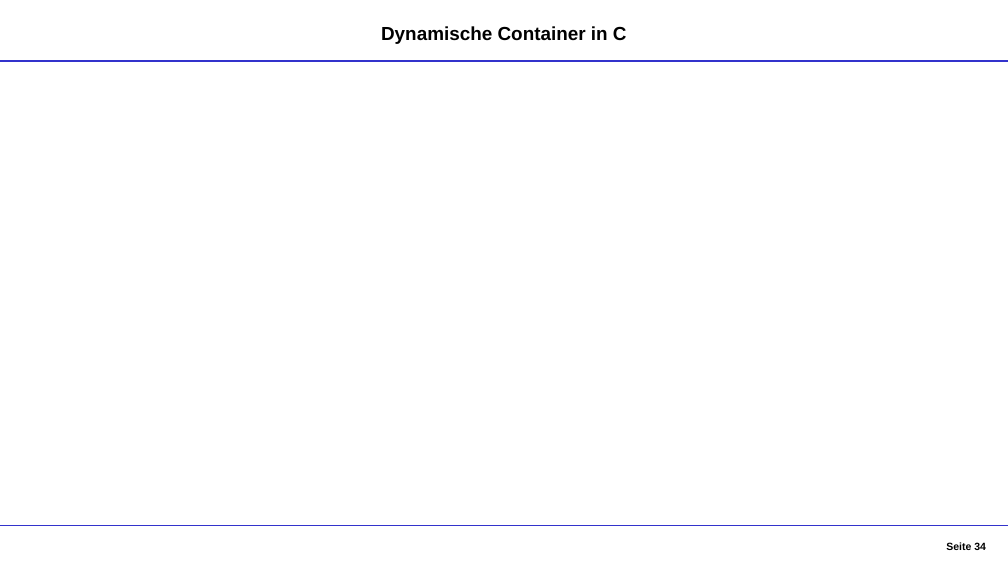
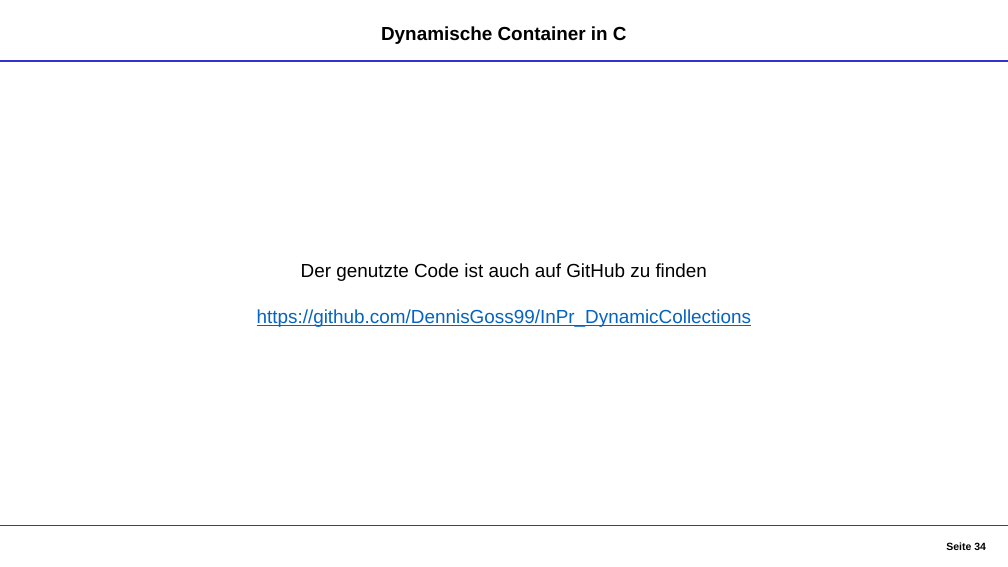
Before and after one commit to DennisGoss99/InPr_DynamicCollections, a slide deck: slide 34 of Dokumentation/Container - Präsentation.pptx. Drawn at 1008x567 pixels with LibreOffice and Linux fonts; fonts in the diff are those of the drawing. Boxes give left, top, right and bottom in pixels: in the first picture for what was removed or moved away, otherwise in the second. Text is boxed around its words. In the diff, an @@ line names an element or a change of style, - is before the commit and + after.

Commit message:
Presentation Update

```diff
--- a/Dokumentation/Container - Präsentation.pptx
+++ b/Dokumentation/Container - Präsentation.pptx
@@ text added at [257, 263, 751, 327], 18 pt, text #0563C1, underline @@
+Der genutzte Code ist auch auf GitHub zu finden
+https://github.com/DennisGoss99/InPr_DynamicCollections
```
Also in this commit, not shown: 1 other slide changed, 1 other file.
